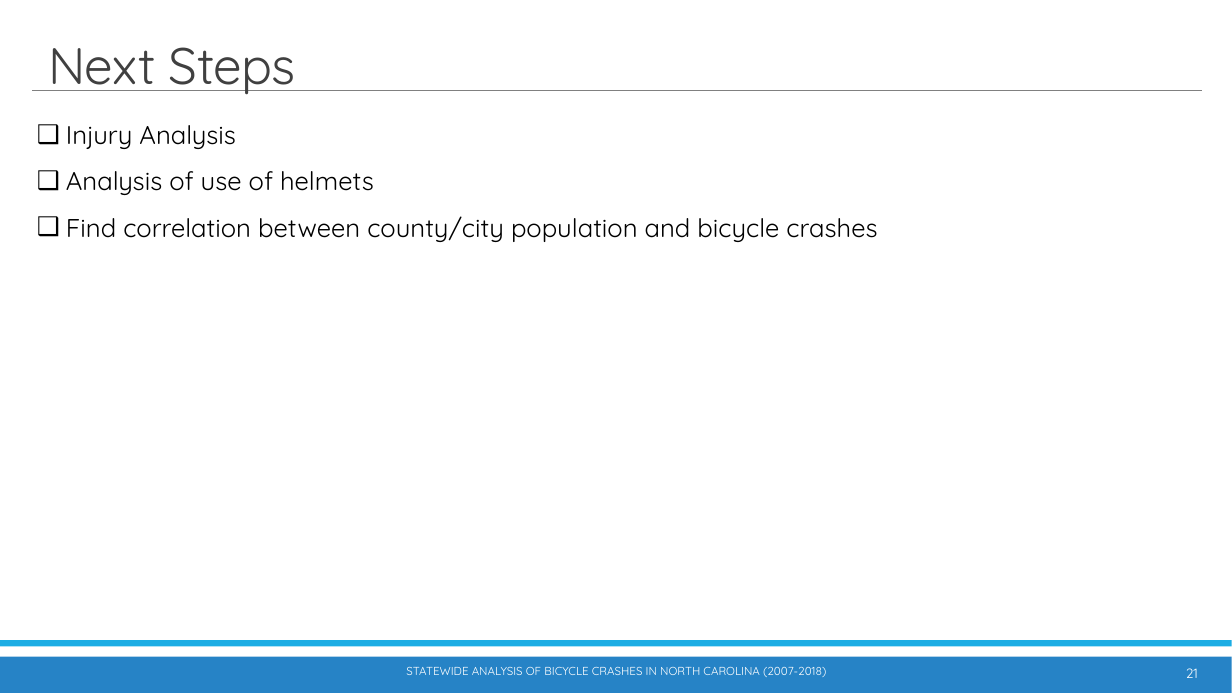
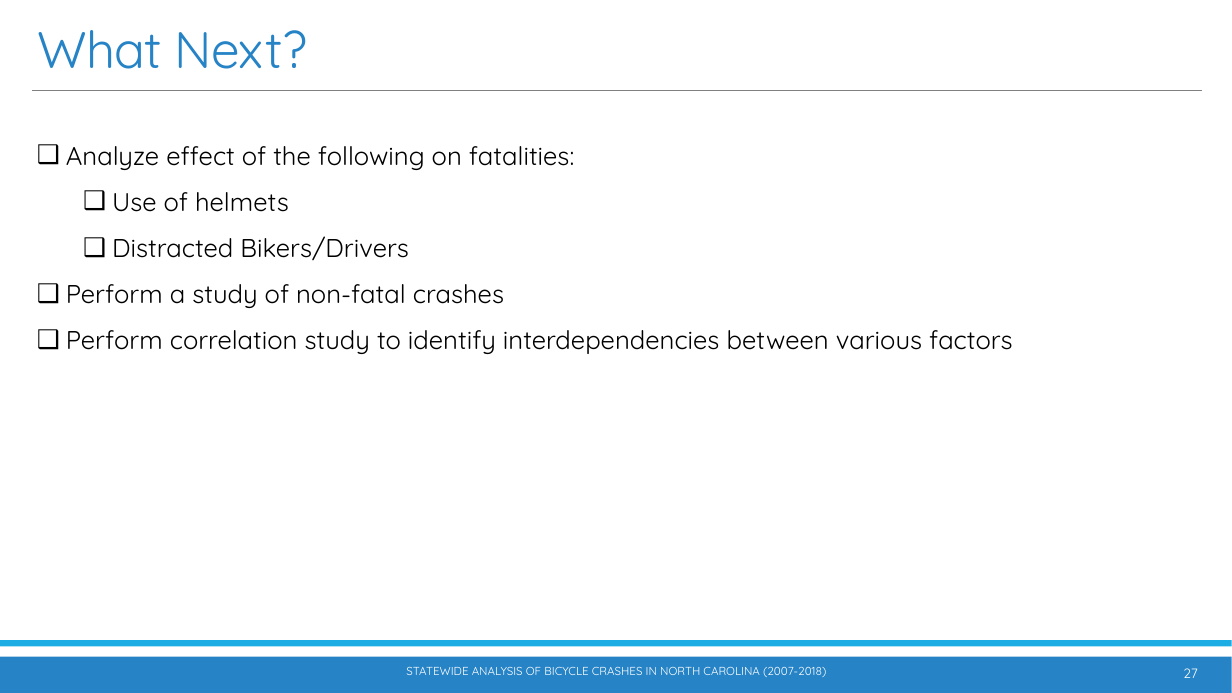
Before and after one commit to waghrayrashi/project-1, a slide deck: slide 27 of Project 1 - Group 2 - Statewide Bicycle Crash Analysis.pptx (slide 21 before the commit). Drawn at 1232x693 pixels with LibreOffice and Linux fonts; fonts in the diff are those of the drawing. Boxes give left, top, right and bottom in pixels: in the first picture for what was removed or moved away, otherwise in the second. Text is boxed around its words. In the diff, an @@ line names an element or a change of style, - is before the commit and + after.

```diff
--- a/Project 1 - Group 2 - Statewide Bicycle Crash Analysis.pptx
+++ b/Project 1 - Group 2 - Statewide Bicycle Crash Analysis.pptx
@@ title at [37,30,307,69]: text changed; text colour #404040 to #2683C6 @@
-Next Steps
+What Next?
@@ text at [66,146,1013,354]: text changed @@
-❑ Injury Analysis
-❑ Analysis of use of helmets
-❑ Find correlation between county/city population and bicycle crashes
+❑ Analyze effect of the following on fatalities:
+  ❑ Use of helmets
+  ❑ Distracted Bikers/Drivers
+❑ Perform a study of non-fatal crashes
+❑ Perform correlation study to identify interdependencies between various factors
@@ page number at [1183,668,1198,678]: text changed @@
-21
+27
```
Also in this commit, not shown: 13 other slides changed, 8 slides added, 18 other files.
